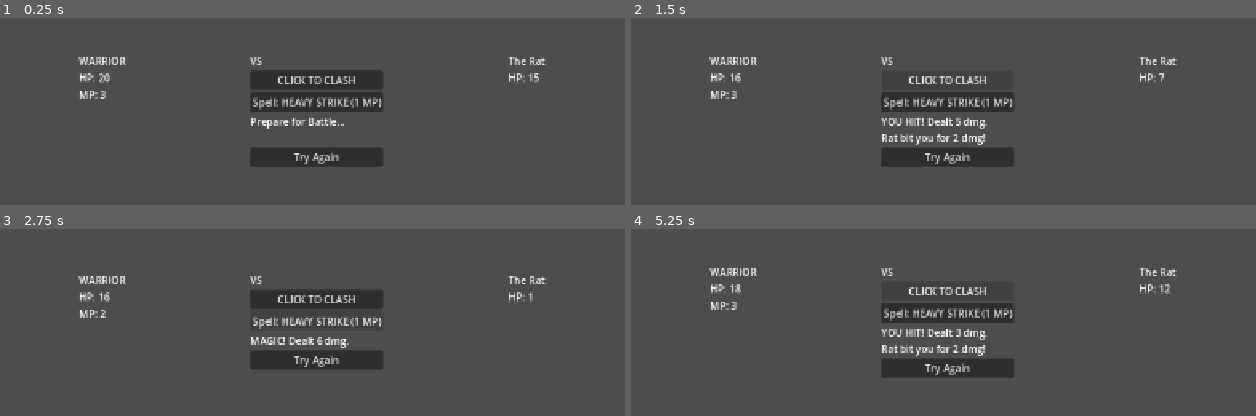
Above: before the commit, frames 1-4 (two rows, left to right).
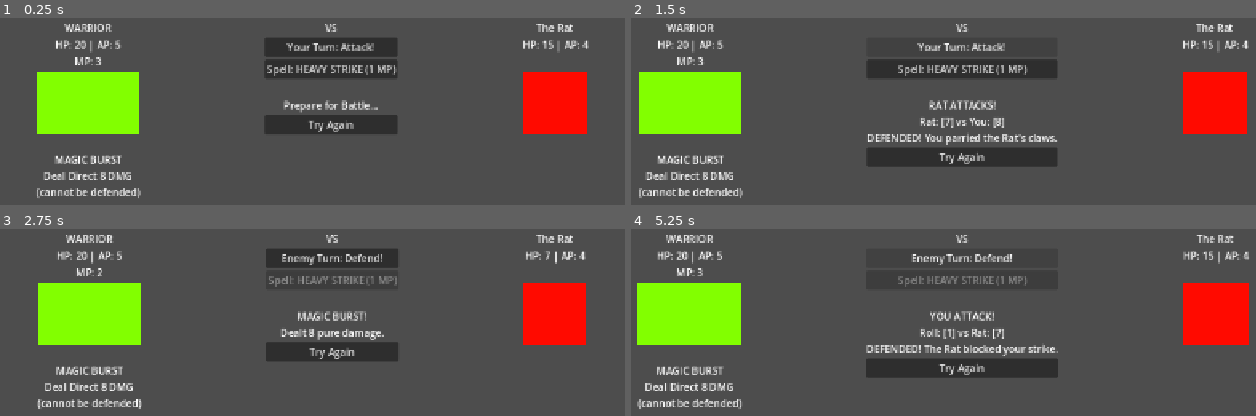
Above: after the commit, the same moments.

Repository: dolly21/dice-clash-mvp
Game: Godot game, scene res://main_game.tscn
The game is run twice, just before and just after one commit, with the same random seed, the same clock (stepped at 60 frames per second) and the same inputs.
Inputs:
- Up to frame 1 (0.25 s): no input
- Up to frame 2 (1.5 s): click "CLICK TO CLASH" (after the commit: "Your Turn: Attack!") at 0.5 s; click "CLICK TO CLASH" (after the commit: "Enemy Turn: Defend!") at 1.25 s
- Up to frame 3 (2.75 s): click "Spell: HEAVY STRIKE (1 MP)" at 2 s
- Up to frame 4 (5.25 s): click "Try Again" at 2.75 s; click "Try Again" at 3.5 s; click "Try Again" at 4.25 s; click "CLICK TO CLASH" (after the commit: "Your Turn: Attack!") at 5 s

The runs differ from the first frame. In frame 1, 22% of the frame differs, in the area x 5-95%, y 3-97%; in frame 2, 19%; in frame 3, 19%; in frame 4, 17%.

Commit message:
Battle Fixed

Diff:
--- a/main_game.gd
+++ b/main_game.gd
@@ -3,81 +3,125 @@
 # --- GAME STATS ---
 @export_group("Player Stats")
 @export var player_hp: int = 20
-@export var player_atk: int = 2
+@export var player_atk: int = 5
 @export var player_mp: int = 3
+var player_current_hp: int = 20
 
 @export_group("Enemy Stats")
 @export var enemy_name: String = "The Rat"
 @export var enemy_hp: int = 15
-@export var enemy_atk: int = 2
+@export var enemy_atk: int = 4
+var enemy_current_hp: int = 15
+
+# Turn Tracking
+var is_player_turn: bool = true
 
 func _ready():
+	player_current_hp = player_hp
+	enemy_current_hp = enemy_hp
 	update_ui()
 	$CombatZone/EnemySide/EnemyName.text = enemy_name
-	print("System: Dice Clash MVP Initialized.")
+	set_turn_ui("Player")
 
 func update_ui():
-	$CombatZone/PlayerSide/CharacterHP.text = "HP: " + str(player_hp)
+	# Added AP to the text display here
+	$CombatZone/PlayerSide/CharacterHP.text = "HP: " + str(player_current_hp) + " | AP: " + str(player_atk)
 	$CombatZone/PlayerSide/CharacterMP.text = "MP: " + str(player_mp)
-	$CombatZone/EnemySide/EnemyHP.text = "HP: " + str(enemy_hp)
+
+	$CombatZone/EnemySide/EnemyHP.text = "HP: " + str(enemy_current_hp) + " | AP: " + str(enemy_atk)
+
+func set_turn_ui(turn_owner: String):
+	if turn_owner == "Player":
+		$CombatZone/CenterSpace/RollButton.text = "Your Turn: Attack!"
+		$CombatZone/CenterSpace/MagicButton.disabled = false
+	else:
+		$CombatZone/CenterSpace/RollButton.text = "Enemy Turn: Defend!"
+		$CombatZone/CenterSpace/MagicButton.disabled = true
 
 func _on_roll_button_pressed():
-	# 1. YOUR TURN TO ATTACK
-	var p_roll = randi_range(1, 10)
-	var hit_chance = 4
+	if is_player_turn:
+		player_attack_phase()
+	else:
+		enemy_attack_phase()
 
-	if p_roll >= hit_chance:
-		var damage = player_atk + randi_range(1, 3)
-		enemy_hp -= damage
-		$CombatZone/CenterSpace/ResultLabel.text = "YOU HIT! Dealt " + str(damage) + " dmg."
+func player_attack_phase():
+	var p_dice = randi_range(1, 10)
+	var e_dice = randi_range(1, 10)
+
+	var math_header = "YOU ATTACK!\nRoll: [" + str(p_dice) + "] vs Rat: [" + str(e_dice) + "]"
+	var result_text = ""
+
+	# Perfectly Fair Logic: Strict Greater Than (Tie = Nothing happens)
+	if p_dice > e_dice:
+		var diff = p_dice - e_dice
+		var total_dmg = diff + player_atk
+		enemy_current_hp -= total_dmg
+		result_text = "SUCCESS! Dealt " + str(total_dmg) + " damage."
 	else:
-		$CombatZone/CenterSpace/ResultLabel.text = "YOU MISSED the Rat!"
+		result_text = "DEFENDED! The Rat blocked your strike."
 
+	$CombatZone/CenterSpace/ResultLabel.text = math_header + "\n" + result_text
 	update_ui()
 
-	# 2. CHECK IF RAT IS DEAD
-	if enemy_hp <= 0:
-		handle_victory()
-		return
+	if not check_game_over():
+		is_player_turn = false
+		set_turn_ui("Enemy")
 
-	# 3. THE RAT'S TURN TO ATTACK
-	var e_roll = randi_range(1, 10)
-	var player_dodge_chance = 5
+func enemy_attack_phase():
+	var e_dice = randi_range(1, 10)
+	var p_dice = randi_range(1, 10)
 
-	if e_roll >= player_dodge_chance:
-		var e_damage = enemy_atk
-		player_hp -= e_damage
-		$CombatZone/CenterSpace/ResultLabel.text += "\nRat bit you for " + str(e_damage) + " dmg!"
+	var math_header = "RAT ATTACKS!\nRat: [" + str(e_dice) + "] vs You: [" + str(p_dice) + "]"
+	var result_text = ""
+
+	# Perfectly Fair Logic: Strict Greater Than (Tie = Nothing happens)
+	if e_dice > p_dice:
+		var diff = e_dice - p_dice
+		var total_dmg = diff + enemy_atk
+		player_current_hp -= total_dmg
+		result_text = "HIT! You took " + str(total_dmg) + " damage."
 	else:
-		$CombatZone/CenterSpace/ResultLabel.text += "\nRat MISSED you!"
+		result_text = "DEFENDED! You parried the Rat's claws."
 
+	$CombatZone/CenterSpace/ResultLabel.text = math_header + "\n" + result_text
 	update_ui()
 
-	# 4. CHECK IF YOU DIED
-	if player_hp <= 0:
-		$CombatZone/CenterSpace/ResultLabel.text = "YOU DIED..."
-		$CombatZone/CenterSpace/RollButton.disabled = true
-		$CombatZone/CenterSpace/MagicButton.disabled = true
-		$CombatZone/CenterSpace/RestartButton.visible = true
+	if not check_game_over():
+		is_player_turn = true
+		set_turn_ui("Player")
 
 func _on_magic_button_pressed():
-	if player_mp > 0:
+	if is_player_turn and player_mp > 0:
 		player_mp -= 1
-		enemy_hp -= 6
-		$CombatZone/CenterSpace/ResultLabel.text = "MAGIC! Dealt 6 dmg."
+		var magic_dmg = 8
+		enemy_current_hp -= magic_dmg
+		$CombatZone/CenterSpace/ResultLabel.text = "MAGIC BURST!\nDealt " + str(magic_dmg) + " pure damage."
 		update_ui()
 
-		if enemy_hp <= 0:
-			handle_victory()
-	else:
-		$CombatZone/CenterSpace/ResultLabel.text = "OUT OF MP!"
+		if not check_game_over():
+			is_player_turn = false
+			set_turn_ui("Enemy")
 
-func _on_restart_button_pressed():
-	print("RESTART CLICKED!")
-	get_tree().reload_current_scene()
+func check_game_over() -> bool:
+	if enemy_current_hp <= 0:
+		handle_victory()
+		return true
+	elif player_current_hp <= 0:
+		handle_death()
+		return true
+	return false
 
 func handle_victory():
-	$CombatZone/CenterSpace/ResultLabel.text = "VICTORY! The Rat is defeated."
+	$CombatZone/CenterSpace/ResultLabel.text += "\n\nVICTORY! The Rat is defeated."
 	$CombatZone/CenterSpace/RollButton.disabled = true
 	$CombatZone/CenterSpace/MagicButton.disabled = true
 	$CombatZone/CenterSpace/RestartButton.visible = true
+
+func handle_death():
+	$CombatZone/CenterSpace/ResultLabel.text += "\n\nYOU DIED... The quest ends."
+	$CombatZone/CenterSpace/RollButton.disabled = true
+	$CombatZone/CenterSpace/MagicButton.disabled = true
+	$CombatZone/CenterSpace/RestartButton.visible = true
+
+func _on_restart_button_pressed():
+	get_tree().reload_current_scene()
--- a/main_game.tscn
+++ b/main_game.tscn
@@ -36,14 +36,30 @@
 [node name="CharacterName" type="Label" parent="CombatZone/PlayerSide" unique_id=1480323379]
 layout_mode = 2
 text = "WARRIOR"
+horizontal_alignment = 1
 
 [node name="CharacterHP" type="Label" parent="CombatZone/PlayerSide" unique_id=1314516496]
 layout_mode = 2
 text = "HP: 25"
+horizontal_alignment = 1
 
 [node name="CharacterMP" type="Label" parent="CombatZone/PlayerSide" unique_id=1667887255]
 layout_mode = 2
 text = "MP: 3"
+horizontal_alignment = 1
+
+[node name="ColorRect" type="ColorRect" parent="CombatZone/PlayerSide" unique_id=1547659453]
+custom_minimum_size = Vector2(100, 100)
+layout_mode = 2
+color = Color(0.50980395, 1, 0, 1)
+
+[node name="Spells" type="Label" parent="CombatZone/PlayerSide" unique_id=1804511581]
+layout_mode = 2
+text = "
+MAGIC BURST
+Deal Direct 8 DMG
+(cannot be defended)"
+horizontal_alignment = 1
 
 [node name="CenterSpace" type="VBoxContainer" parent="CombatZone" unique_id=1453429790]
 layout_mode = 2
@@ -54,6 +70,7 @@
 [node name="VSLabel" type="Label" parent="CombatZone/CenterSpace" unique_id=1270693565]
 layout_mode = 2
 text = "VS"
+horizontal_alignment = 1
 
 [node name="RollButton" type="Button" parent="CombatZone/CenterSpace" unique_id=1153393832]
 layout_mode = 2
@@ -63,10 +80,16 @@
 layout_mode = 2
 text = "Spell: HEAVY STRIKE (1 MP)"
 
+[node name="BattleLog" type="Label" parent="CombatZone/CenterSpace" unique_id=1160120064]
+modulate = Color(1, 1, 0, 1)
+self_modulate = Color(1, 1, 0, 1)
+layout_mode = 2
+horizontal_alignment = 1
+
 [node name="ResultLabel" type="Label" parent="CombatZone/CenterSpace" unique_id=694768367]
 layout_mode = 2
-text = "Prepare for Battle...
-"
+text = "Prepare for Battle..."
+horizontal_alignment = 1
 
 [node name="RestartButton" type="Button" parent="CombatZone/CenterSpace" unique_id=960364846]
 layout_mode = 2
@@ -81,10 +104,20 @@
 [node name="EnemyName" type="Label" parent="CombatZone/EnemySide" unique_id=1083808467]
 layout_mode = 2
 text = "RAT"
+horizontal_alignment = 1
 
 [node name="EnemyHP" type="Label" parent="CombatZone/EnemySide" unique_id=2132305170]
 layout_mode = 2
 text = "HP: 10"
+horizontal_alignment = 1
+
+[node name="Empty" type="Label" parent="CombatZone/EnemySide" unique_id=1932837059]
+layout_mode = 2
+
+[node name="ColorRect" type="ColorRect" parent="CombatZone/EnemySide" unique_id=1261830941]
+custom_minimum_size = Vector2(100, 100)
+layout_mode = 2
+color = Color(1, 0.039215688, 0, 1)
 
 [connection signal="pressed" from="CombatZone/CenterSpace/RollButton" to="." method="_on_roll_button_pressed"]
 [connection signal="pressed" from="CombatZone/CenterSpace/MagicButton" to="." method="_on_magic_button_pressed"]
Binary file added: bdf3b54905c5a22548ee5df97665e218-knights-armor-color-stroke.webp
Not shown, added: bdf3b54905c5a22548ee5df97665e218-knights-armor-color-stroke.webp.import
Not shown, changed: .DS_Store
